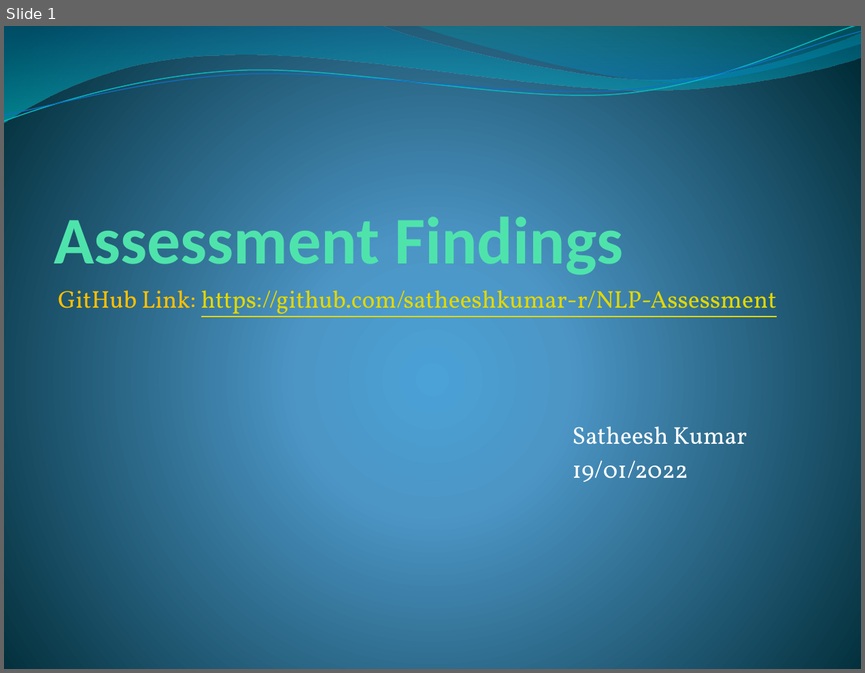
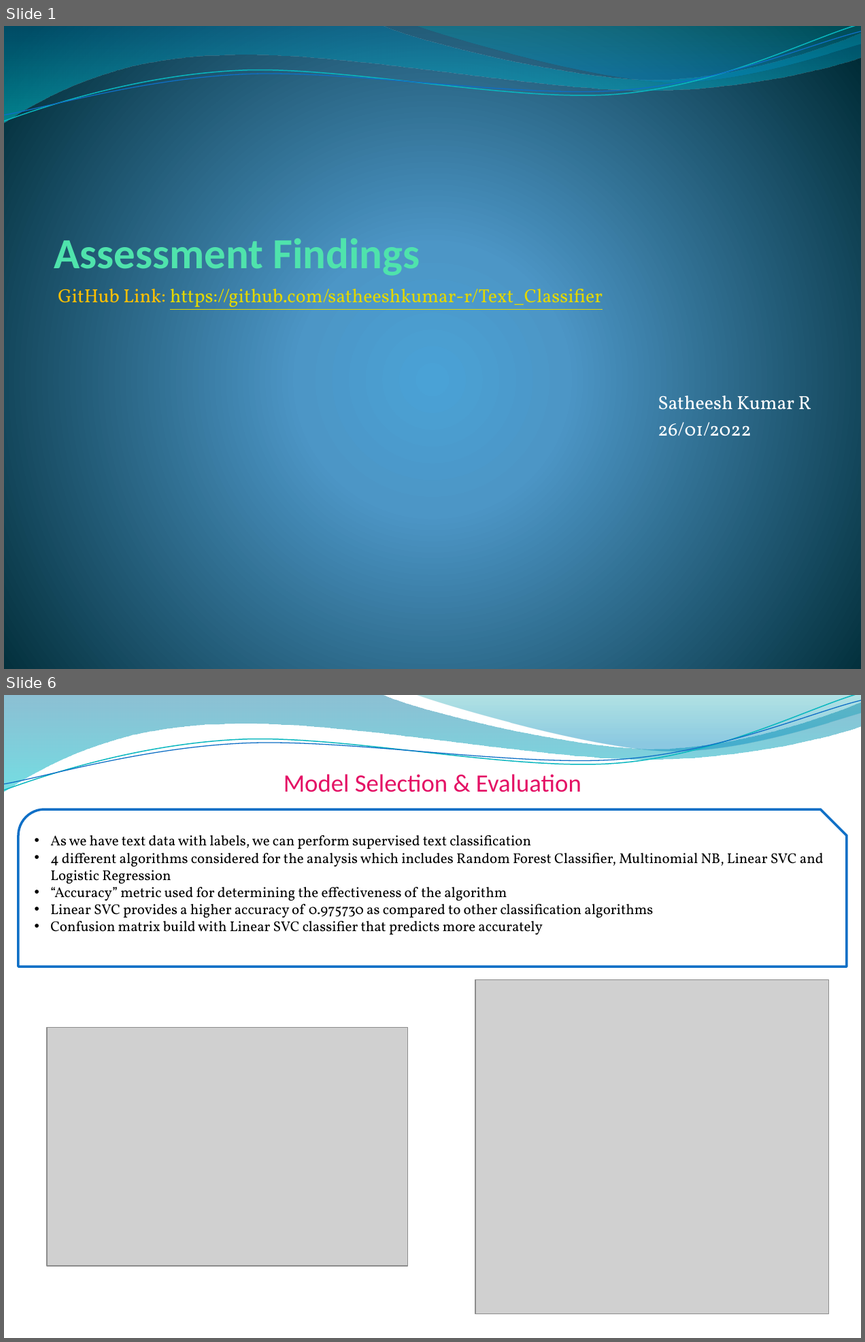
Before and after one commit to satheeshkumar-r/NLP-Assessment, a slide deck: Analysis & Insights.pptx. Shown one above the other, each under a label of ours: slide 1 before the commit, slides 1 and 6 after it; the slides between them are not shown. The pictures are 865x673 and 865x1342 pixels, drawn with LibreOffice and Linux fonts; fonts in the diff are those of the drawing; grey boxes stand for pictures; background and template pictures are left out. Boxes give left, top, right and bottom in pixels: in the first picture for what was removed or moved away, otherwise in the second. Text is boxed around its words. In the diff, an @@ line names an element or a change of style, - is before the commit and + after.

```diff
--- a/Analysis & Insights.pptx
+++ b/Analysis & Insights.pptx
@@ slide 6 added at box(4, 695, 861, 1338), background picture (left out); not listed: 4 template elements that a slide beside it also shows @@
@@ text added at box(283, 774, 581, 792), 21 pt, text #E41165 @@
+Model Selection & Evaluation
@@ snip round rect added at box(18, 809, 847, 966), outline #0F6FC6 2 pt, 12 pt, text #000000 @@
+• As we have text data with labels, we can perform supervised text classification
+• 4 different algorithms considered for the analysis which includes Random Forest Classifier, Multinomial NB, Linear SVC and Logistic Regression
+• “Accuracy” metric used for determining the effectiveness of the algorithm
+• Linear SVC provides a higher accuracy of 0.975730 as compared to other classification algorithms
+• Confusion matrix build with Linear SVC classifier that predicts more accurately
@@ picture added at box(475, 979, 828, 1314) @@
@@ picture added at box(47, 1028, 407, 1266) @@
@@ slide 1 changed as well @@
@@ title "Assessment Findings" at box(54, 233, 419, 279): size 56 to 36 pt @@
@@ text at box(58, 284, 811, 436): text changed; size 20.4 to 16 pt @@
-GitHub Link: https://github.com/satheeshkumar-r/NLP-Assessment
-Satheesh Kumar
-19/01/2022
+GitHub Link: https://github.com/satheeshkumar-r/Text_Classifier
+Satheesh Kumar R
+26/01/2022
```
Also in this commit, not shown: 4 other slides added, 3 slides removed, 1 other file.
